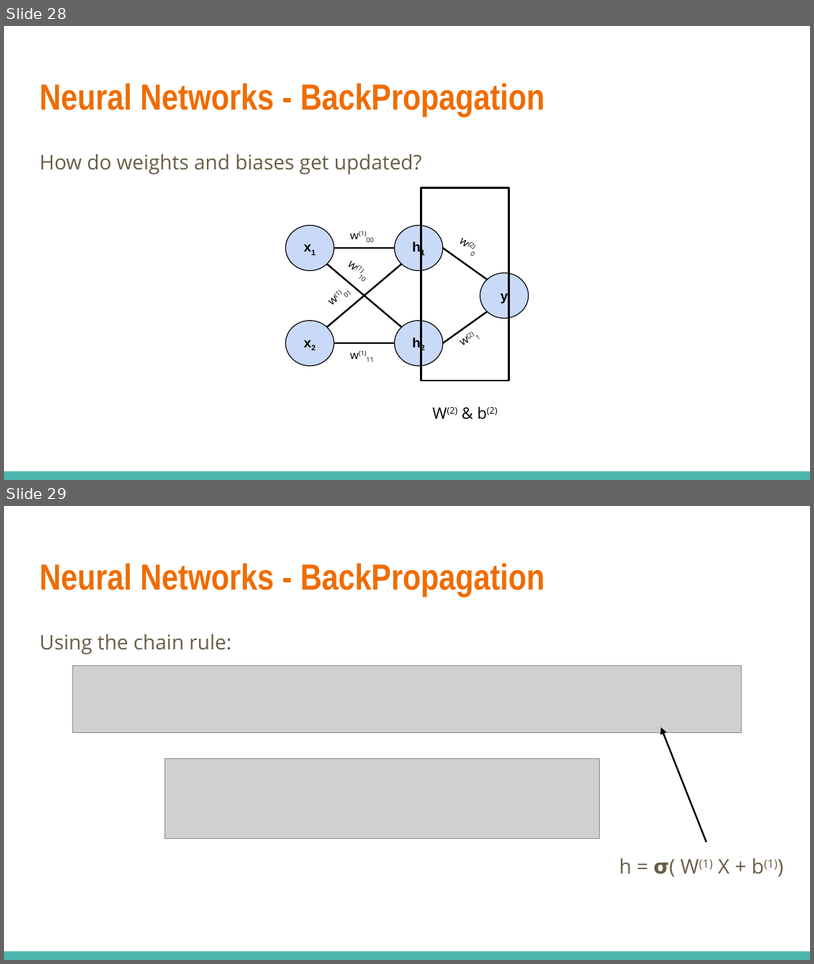
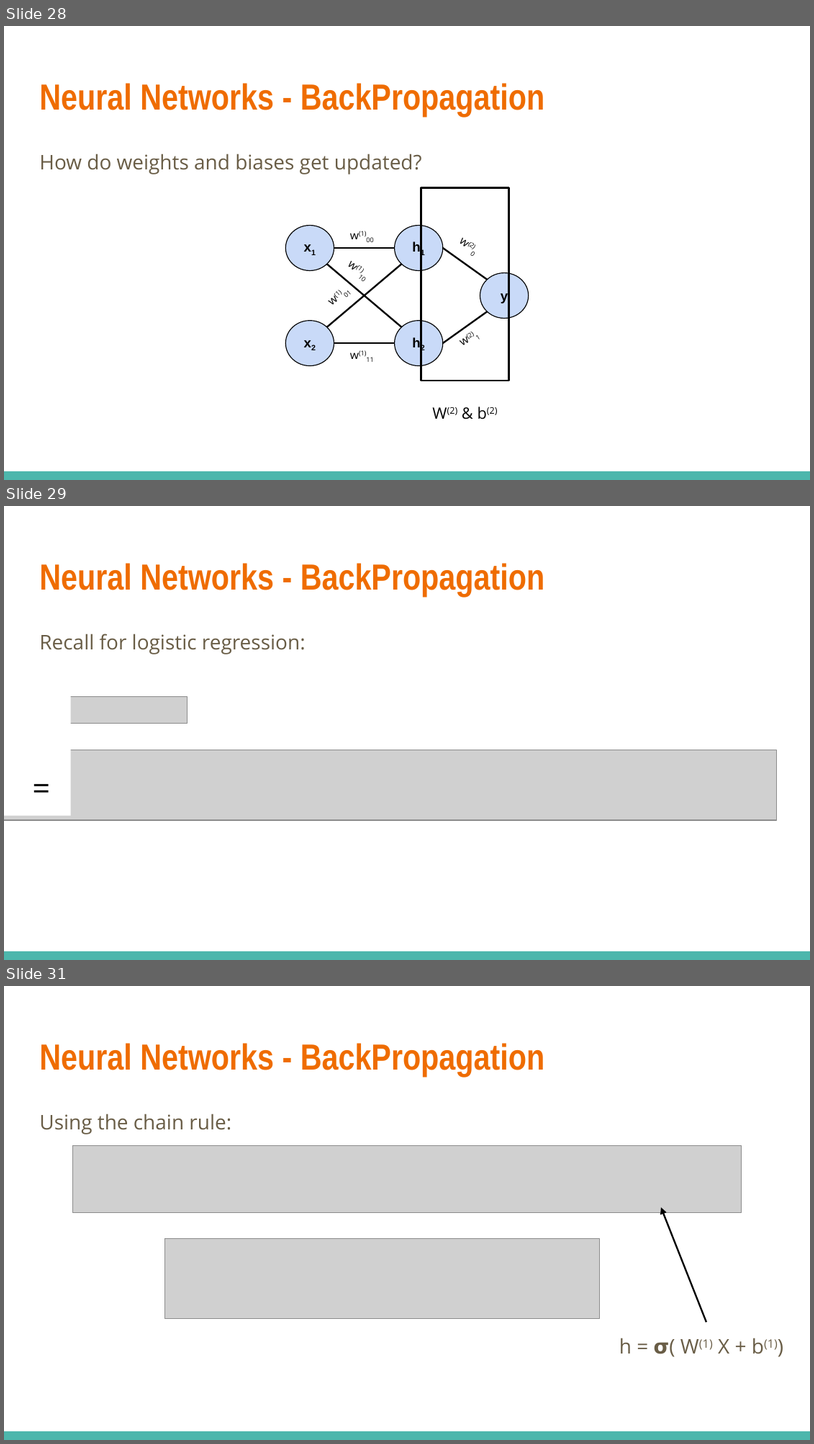
Before and after one commit to zhouvatar/CS506-Fall2021, a slide deck: slides/Neural_Networks.pptx. Shown one above the other, each under a label of ours: slides 28 and 29 before the commit, slides 28, 29 and 31 after it; the slides between them are not shown. The pictures are 814x964 and 814x1444 pixels, drawn with LibreOffice and Linux fonts; fonts in the diff are those of the drawing; grey boxes stand for pictures. Boxes give left, top, right and bottom in pixels: in the first picture for what was removed or moved away, otherwise in the second. Text is boxed around its words. In the diff, an @@ line names an element or a change of style, - is before the commit and + after.

```diff
--- a/slides/Neural_Networks.pptx
+++ b/slides/Neural_Networks.pptx
@@ slide 29 added at <box>4,506,810,960</box>, background #FFFFFF; not listed: 1 template element that a slide beside it also shows @@
@@ title added at <box>39,563,545,597</box>, 32.4 pt, text #EF6C00, bold @@
+Neural Networks - BackPropagation
@@ text added at <box>39,633,306,654</box>, 18 pt, text #695D46 @@
+Recall for logistic regression:
@@ picture added at <box>4,696,187,723</box> @@
@@ rectangle added at <box>4,685,71,816</box>, fill #FFFFFF, 28 pt, text #000000 @@
+=
@@ picture added at <box>4,750,777,821</box> @@
@@ what was slide 29 is now slide 31 @@
```
Also in this commit, not shown: 3 slides changed, 2 other slides added, 1 other file.
